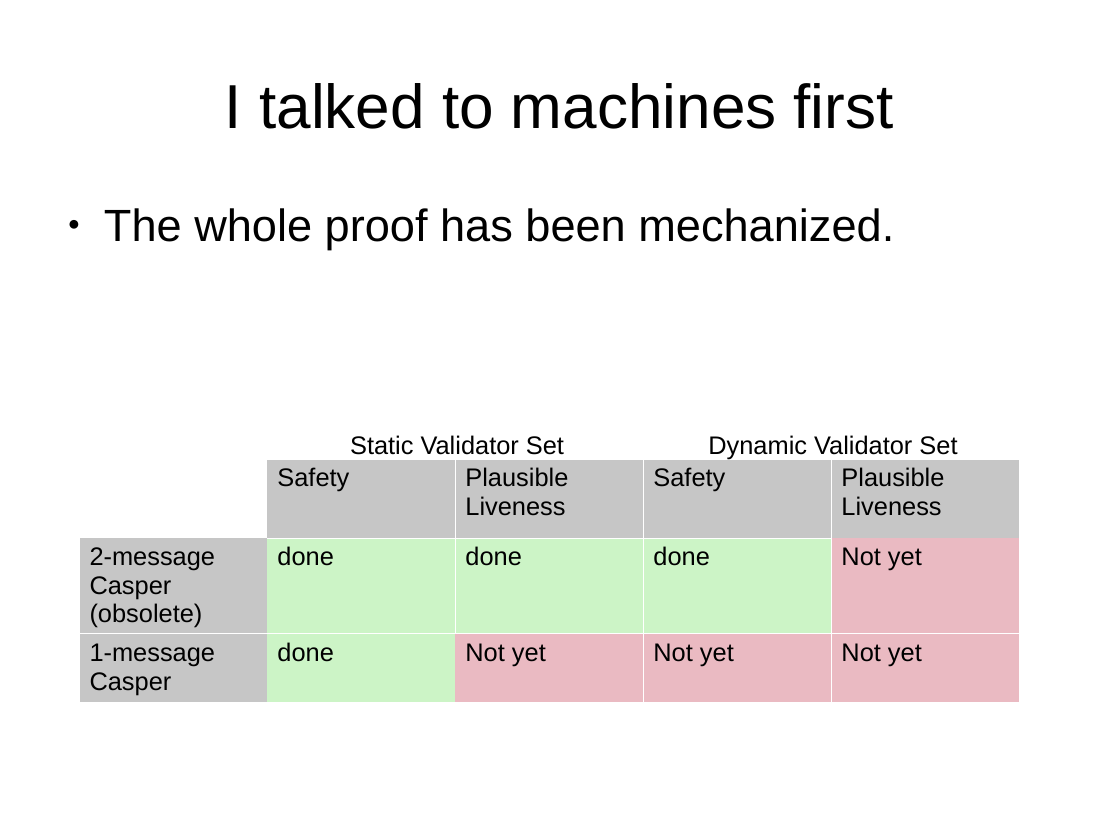
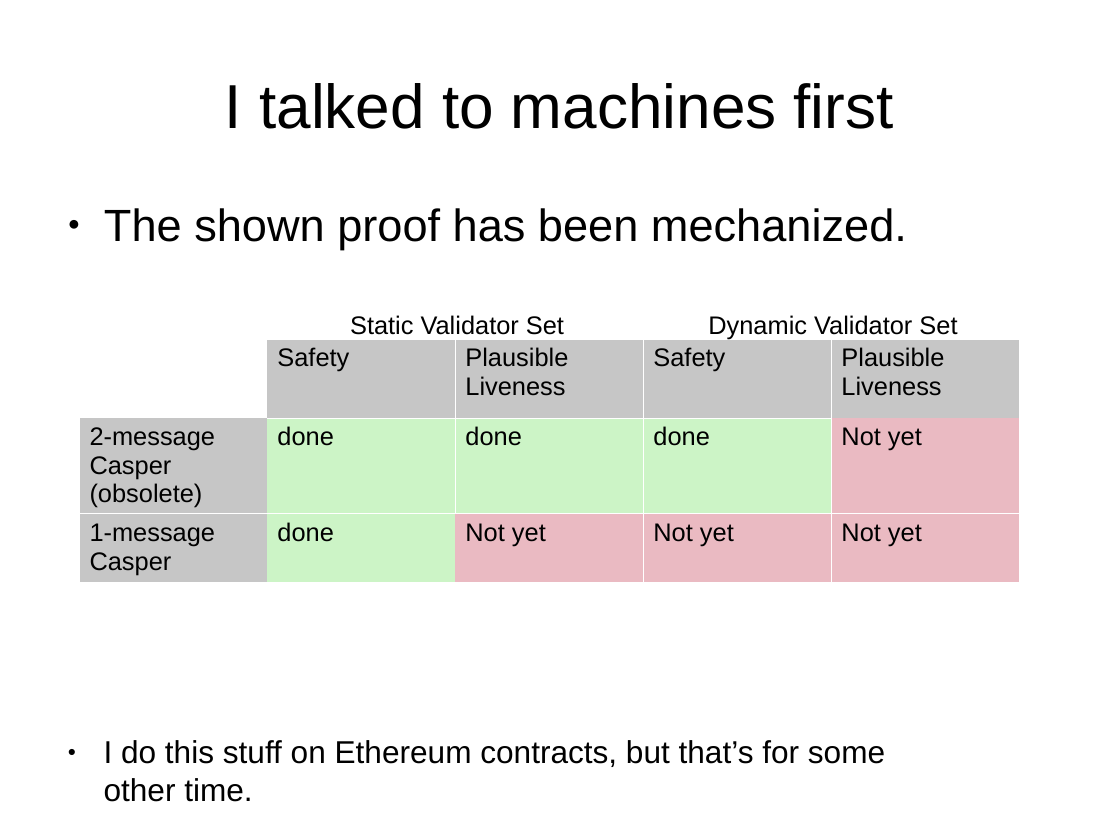
Before and after one commit to palmskog/pos, a slide deck: slide 41 of slide.odp. Drawn at 1120x840 pixels with LibreOffice and Linux fonts; fonts in the diff are those of the drawing. Boxes give left, top, right and bottom in pixels: in the first picture for what was removed or moved away, otherwise in the second. Text is boxed around its words. In the diff, an @@ line names an element or a change of style, - is before the commit and + after.

Commit message:
More on the slide

```diff
--- a/slide.odp
+++ b/slide.odp
@@ text at box(104, 208, 907, 250): text changed @@
-● The whole proof has been mechanized.
+● The shown proof has been mechanized.
@@ 2 texts, 1 table: place and size @@
-2 texts, 1 table at box(79, 435, 1019, 702)
+2 texts, 1 table at box(79, 315, 1019, 582)
@@ text added at box(104, 740, 885, 802), 22.4 pt, text #000000 @@
+● I do this stuff on Ethereum contracts, but that’s for some other time.
```
